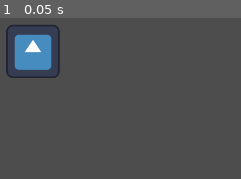
Above: before the commit, frame 1.
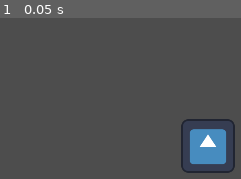
Above: after the commit, the same moment.

Repository: TheRealDSAL/stardance-hack-club-game--divine-protection-
Game: Godot game, scene res://game.tscn
Two runs of this game, one before a commit and one after it. Both use one fixed random seed, a clock stepped at 60 frames per second and the inputs below. The engine's default icon, where the game draws it, is replaced by a stand-in: a white triangle on a blue panel in a dark square.
Inputs:
- Up to frame 1 (0.05 s): no input

The runs differ from the first frame. In frame 1, 8.8% of the frame differs, in the area x 2-98%, y 4-97%.

Commit message:
Game started
Added player character movement and AI

Diff:
--- a/game.tscn
+++ b/game.tscn
@@ -3,6 +3,8 @@
 [ext_resource type="PackedScene" uid="uid://c3xiakwrsg4bg" path="res://player_character.tscn" id="1_80nbo"]
 
 [node name="Game" type="Node2D" unique_id=585233592]
-position = Vector2(540, 313)
+position = Vector2(918, 534)
 
 [node name="Player Character" parent="." unique_id=1430175773 instance=ExtResource("1_80nbo")]
+
+[node name="Camera2D" type="Camera2D" parent="Player Character" unique_id=1065334690]
--- a/player_character.gd
+++ b/player_character.gd
@@ -1,11 +1,29 @@
 extends CharacterBody2D
-
+@onready var visionbox = $Vision
+@export var speed = 200
+var closestenemy = null
+var direction = 0
 
 # Called when the node enters the scene tree for the first time.
 func _ready() -> void:
-	pass # Replace with function body.
+	var enemies = visionbox.get_overlapping_bodies()
+	if enemies.size() == 0:
+		closestenemy = null
+		direction = randi_range(1,359)
+	else:
+		var closestenemy = null
+		for enemy in enemies:
+			if closestenemy == null:
+				closestenemy = self
+			elif enemy.global_position.distance_to(self) > closestenemy.global_position.distance_to(self):
+				closestenemy = enemy
 
 
 # Called every frame. 'delta' is the elapsed time since the previous frame.
 func _process(delta: float) -> void:
-	pass
+	if closestenemy == null:
+		global_rotation = direction
+		var directionfacing = Vector2(cos(global_rotation), sin(global_rotation))
+		velocity = directionfacing * speed
+		move_and_slide()
+		global_rotation = 0
--- a/player_character.tscn
+++ b/player_character.tscn
@@ -4,7 +4,7 @@
 [ext_resource type="Script" uid="uid://bpls1miuyvpxq" path="res://player_character.gd" id="1_5up26"]
 
 [sub_resource type="RectangleShape2D" id="RectangleShape2D_5up26"]
-size = Vector2(64, 64)
+size = Vector2(128, 128)
 
 [sub_resource type="CircleShape2D" id="CircleShape2D_5up26"]
 radius = 371.55887
@@ -19,6 +19,9 @@
 shape = SubResource("RectangleShape2D_5up26")
 
 [node name="Vision" type="Area2D" parent="." unique_id=1076226609]
+collision_layer = 0
+collision_mask = 2
 
 [node name="Vision Collisions" type="CollisionShape2D" parent="Vision" unique_id=60116778]
+visible = false
 shape = SubResource("CircleShape2D_5up26")
--- a/project.godot
+++ b/project.godot
@@ -23,6 +23,10 @@
 window/stretch/mode="viewport"
 window/stretch/aspect="expand"
 
+[editor_plugins]
+
+enabled=PackedStringArray("res://addons/godot_super-wakatime/plugin.cfg")
+
 [physics]
 
 3d/physics_engine="Jolt Physics"
Not shown, added: addons/godot_super-wakatime/api_key_prompt.tscn
Not shown, added: addons/godot_super-wakatime/counter.tscn
Not shown, added: addons/godot_super-wakatime/decompressor.gd
Not shown, added: addons/godot_super-wakatime/decompressor.gd.uid
Not shown, added: addons/godot_super-wakatime/godot_super-wakatime.gd
Not shown, added: addons/godot_super-wakatime/godot_super-wakatime.gd.uid
Not shown, added: addons/godot_super-wakatime/plugin.cfg
Not shown, added: addons/godot_super-wakatime/utils.gd
Not shown, added: addons/godot_super-wakatime/utils.gd.uid
Not shown, added: LICENSE
Not shown, added: README.md
Not shown, added: addons/godot_super-wakatime/LICENSE
(and 1 more such lines)
